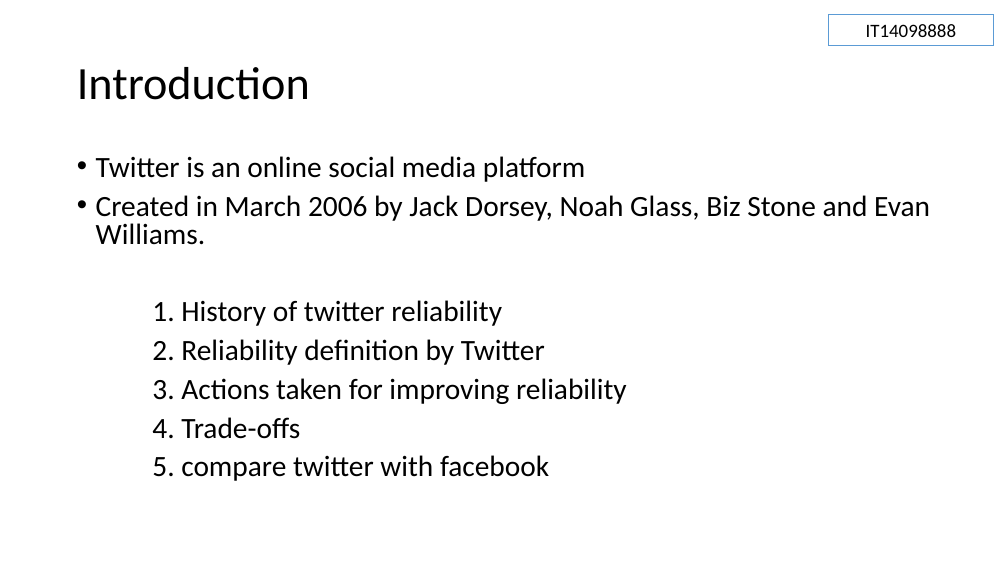
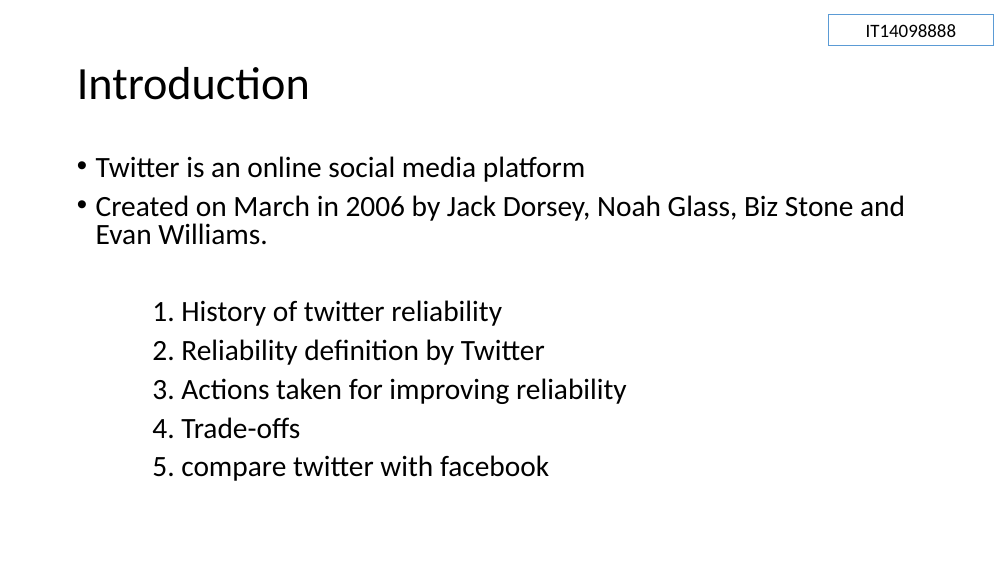
Before and after one commit to Sajith16/SACaseStudy, a slide deck: slide 2 of DSN-QRL-GR2.pptx. Drawn at 1008x567 pixels with LibreOffice and Linux fonts; fonts in the diff are those of the drawing. Boxes give left, top, right and bottom in pixels: in the first picture for what was removed or moved away, otherwise in the second. Text is boxed around its words. In the diff, an @@ line names an element or a change of style, - is before the commit and + after.

```diff
--- a/DSN-QRL-GR2.pptx
+++ b/DSN-QRL-GR2.pptx
@@ text at [96,195,905,245]: text changed @@
-• Created in March 2006 by Jack Dorsey, Noah Glass, Biz Stone and Evan Williams.
+• Created on March in 2006 by Jack Dorsey, Noah Glass, Biz Stone and Evan Williams.
```
Also in this commit, not shown: 1 slide added, 2 other files.
